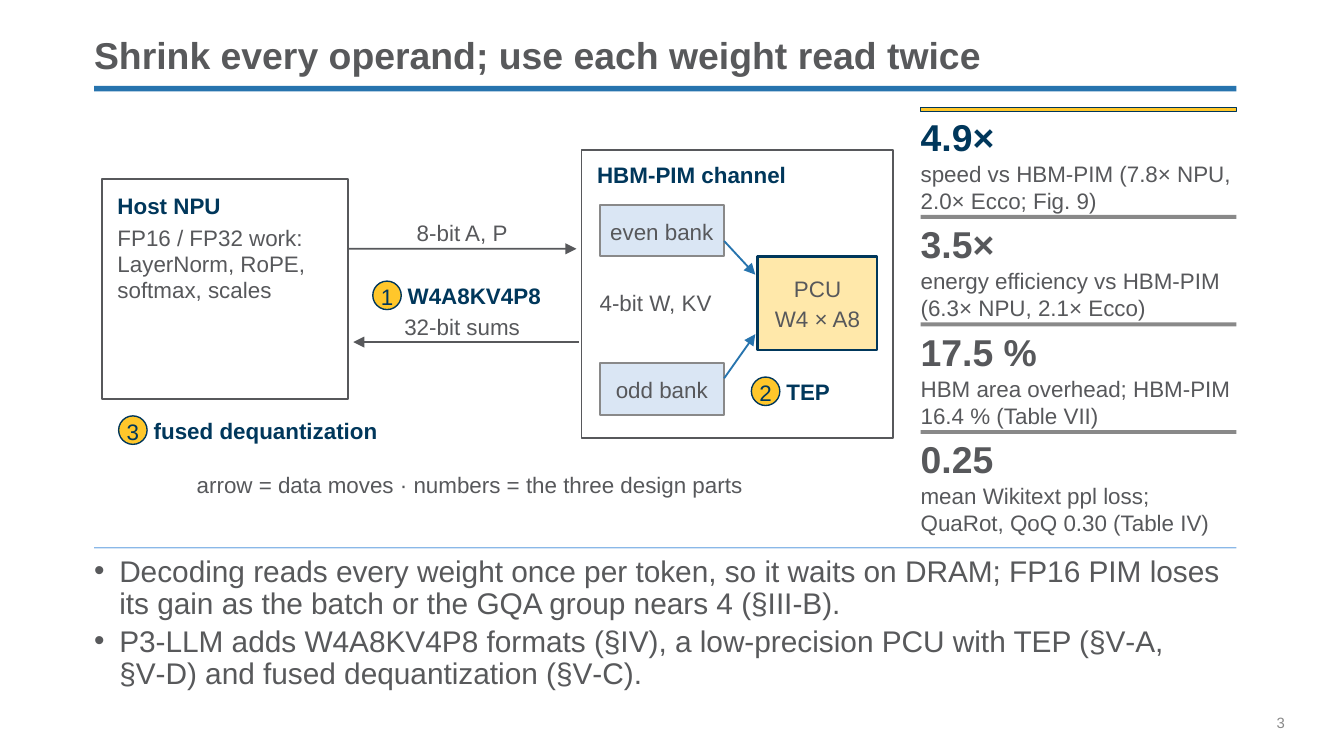
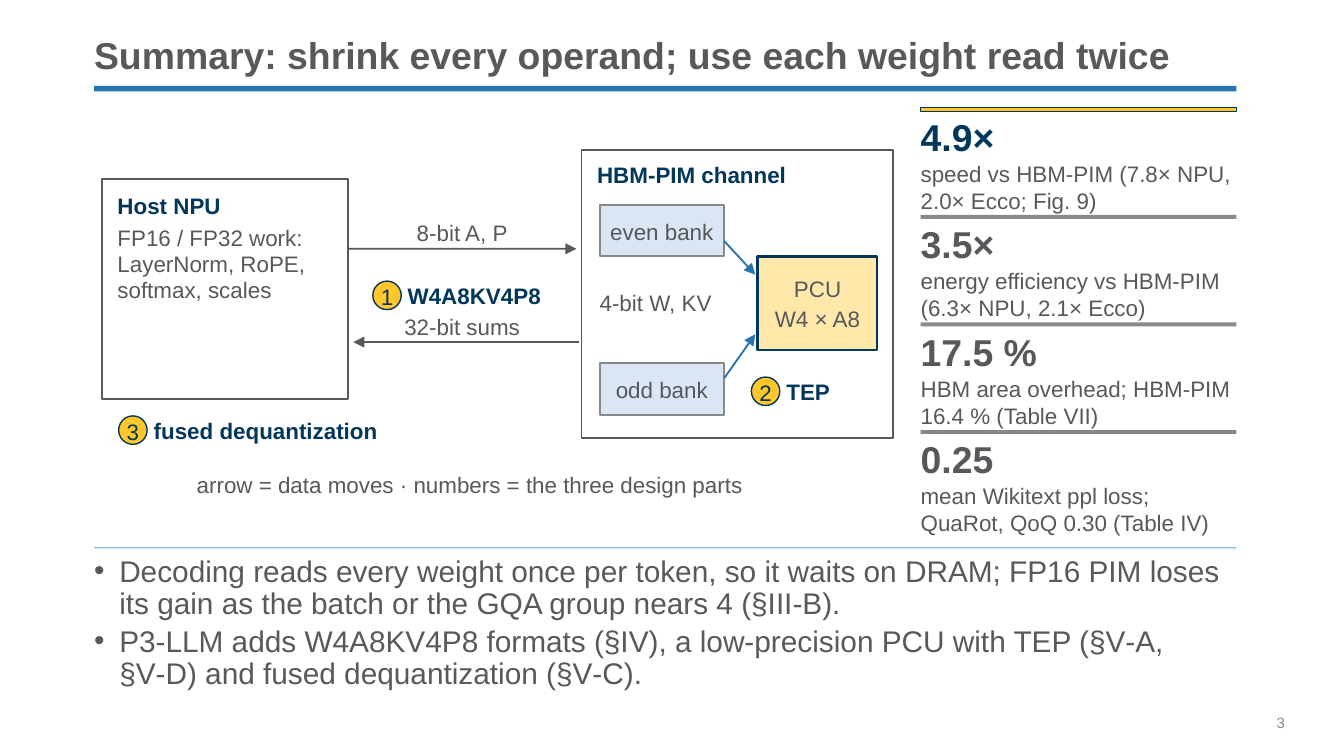
Before and after one commit to yanggon-kim/skills, a slide deck: slide 3 of ppt-create/assets/reference/p3llm-intro.pptx. Drawn at 1344x756 pixels with LibreOffice and Linux fonts; fonts in the diff are those of the drawing; background and template pictures are left out. Boxes give left, top, right and bottom in pixels: in the first picture for what was removed or moved away, otherwise in the second. Text is boxed around its words. In the diff, an @@ line names an element or a change of style, - is before the commit and + after.

```diff
--- a/ppt-create/assets/reference/p3llm-intro.pptx
+++ b/ppt-create/assets/reference/p3llm-intro.pptx
@@ title at (94,42,1169,77): text changed @@
-Shrink every operand; use each weight read twice
+Summary: shrink every operand; use each weight read twice
```
Also in this commit, not shown: 6 other slides changed, 14 other files.
